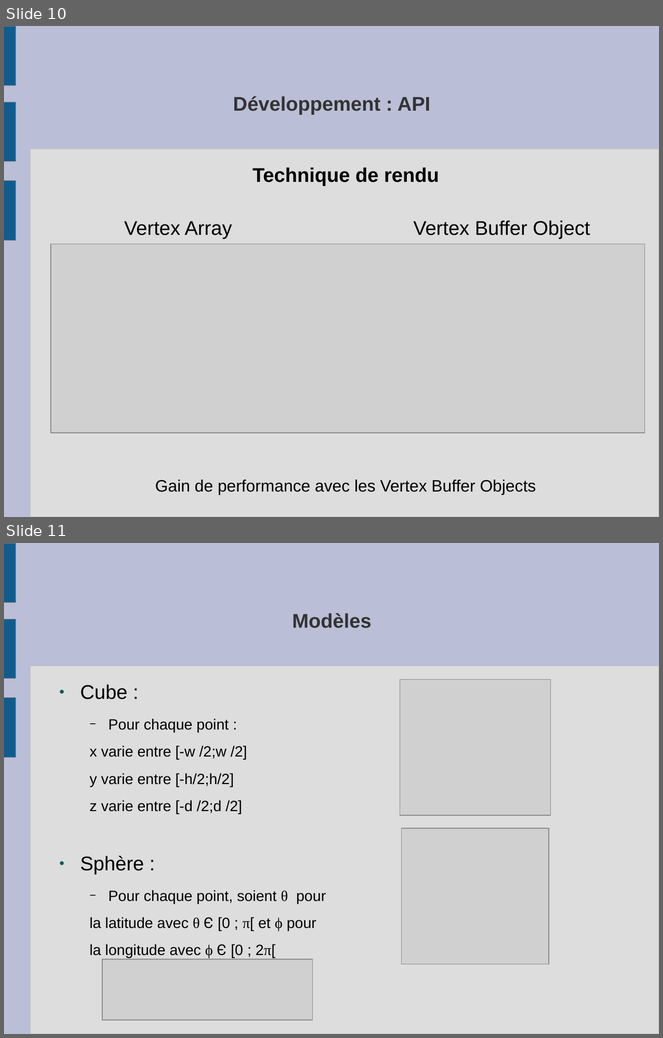
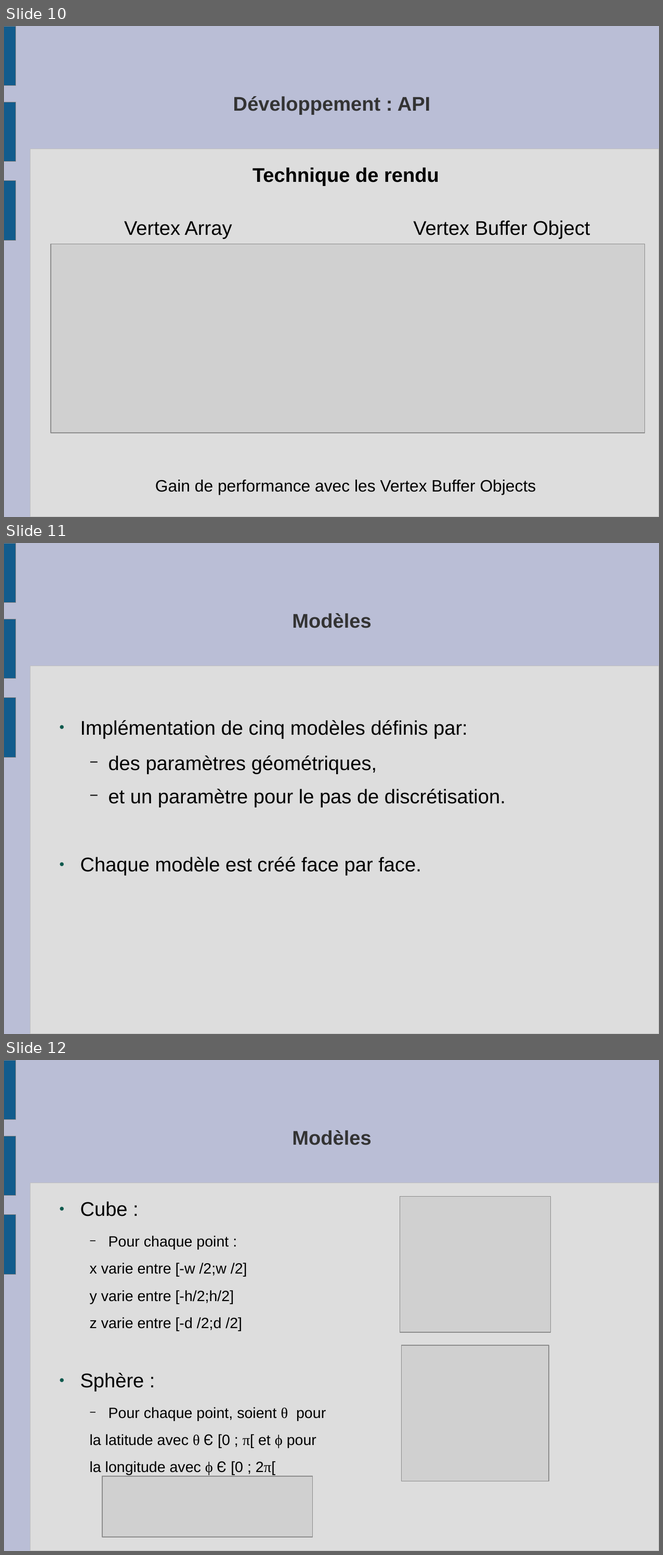
Before and after one commit to slvrgauthier/OpenSculpt, a slide deck: Documentation/Soutenance.odp. Shown one above the other, each under a label of ours: slides 10 and 11 before the commit, slides 10, 11 and 12 after it. The pictures are 663x1038 and 663x1555 pixels, drawn with LibreOffice and Linux fonts; fonts in the diff are those of the drawing; grey boxes stand for pictures. Boxes give left, top, right and bottom in pixels: in the first picture for what was removed or moved away, otherwise in the second. Text is boxed around its words. In the diff, an @@ line names an element or a change of style, - is before the commit and + after.

```diff
--- a/Documentation/Soutenance.odp
+++ b/Documentation/Soutenance.odp
@@ slide 11 added at box(4, 543, 659, 1034), background #BABED6; not listed: 4 template elements that a slide beside it also shows @@
@@ title added at box(292, 613, 371, 628), 24 pt, text #333333, bold @@
+Modèles
@@ text added at box(80, 720, 506, 876), 24 pt, text #000000 @@
+● Implémentation de cinq modèles définis par:
+  − des paramètres géométriques,
+  − et un paramètre pour le pas de discrétisation.
+● Chaque modèle est créé face par face.
@@ what was slide 11 is now slide 12 @@
```
Also in this commit, not shown: 1 slide changed, 1 other file.
